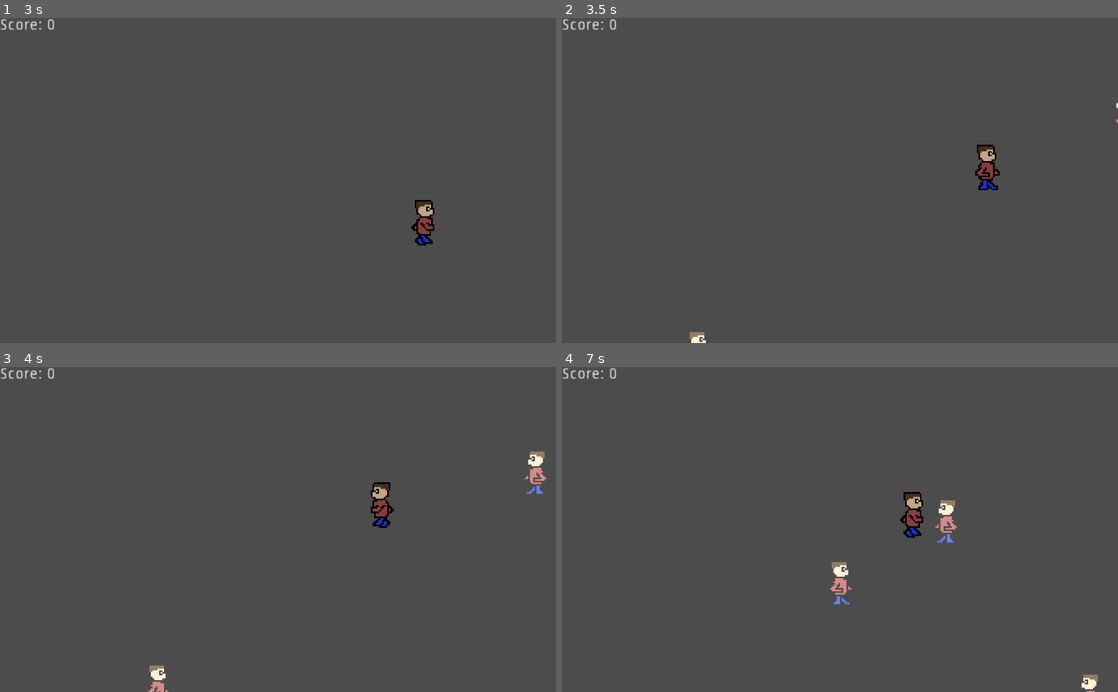
Above: before the commit, frames 1-4 (two rows, left to right).
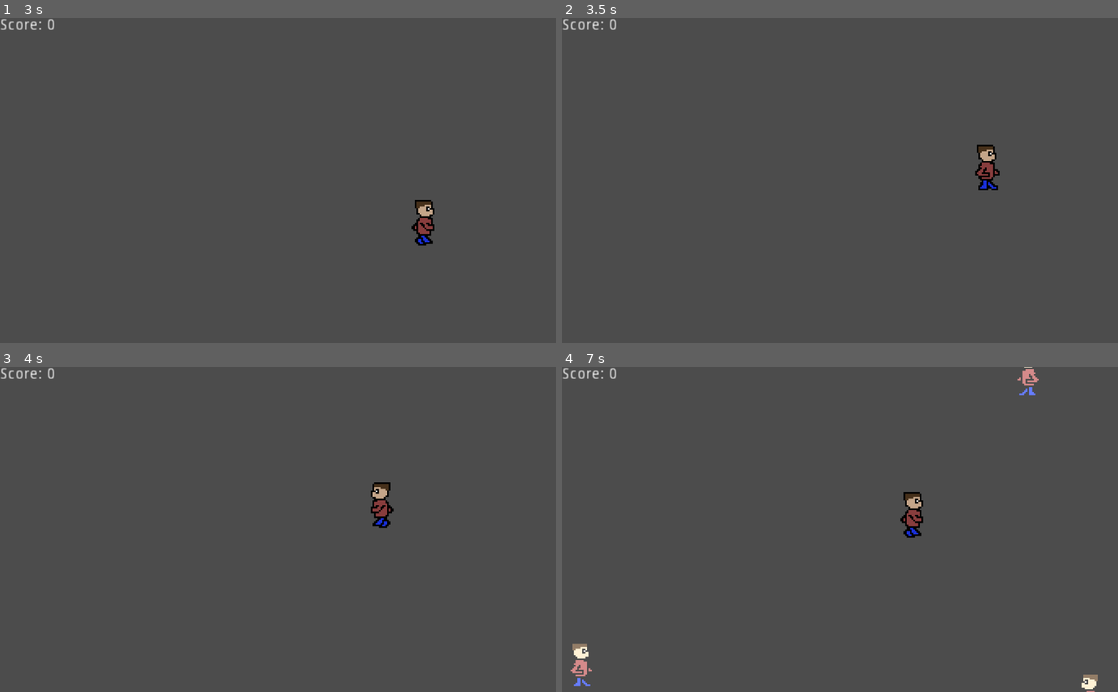
Above: after the commit, the same moments.

Repository: nicolaslaing/Godot-Playground
Game: Godot game, scene res://scenes/root.tscn
The game is run twice, just before and just after one commit, with the same random seed, the same clock (stepped at 60 frames per second) and the same inputs. The engine's default icon, where the game draws it, is replaced by a stand-in: a white triangle on a blue panel in a dark square.
Inputs:
- Up to frame 1 (3 s): tap Enter at 0.5 s; hold D 0.53-1.28 s; tap Space at 0.77, 1.52 s; hold S 1.28-2.03 s; hold D 2.03-2.78 s; hold W from 2.78 s (still down)
- Up to frame 2 (3.5 s): keep holding W; tap Space at 3.02 s
- Up to frame 3 (4 s): release W at 3.53 s; hold A from 3.53 s (still down); tap Space at 3.77 s
- Up to frame 4 (7 s): tap Space at 4.52, 6.02, 6.77 s; release A at 5.03 s; hold S 5.03-5.78 s; hold D 5.78-6.53 s; hold W from 6.53 s (still down)

Frame 1 is identical in both runs. In frame 2, 0.1% of the frame differs, in the area x 22-100%, y 26-100%; in frame 3, 0.4%; in frame 4, 0.9%, in the area x 1-86%, y 0-99%.

Commit message:
Fixed mathematical error that caused crashes randomly

Diff:
--- a/Project1/scenes/Stage.gd
+++ b/Project1/scenes/Stage.gd
@@ -39,7 +39,7 @@
 #	inst_enemy.set_collision_layer_bit(1, true)
 	if num_enemy < max_enemy:
 		inst_enemy.set_name("enemy")
-		inst_enemy.add_collision_exception_with(inst_enemy)
+#		inst_enemy.add_collision_exception_with(inst_enemy)
 
 		var xPos = 0
 		var yPos = 0
@@ -48,17 +48,18 @@
 		var xOffset = randi() % int(bottomRight)/2
 		var yOffset = randi() % int(bottomLeft)/2
 		var corner = randi() % 4 + 1
-		while(xPos >= 0 && xPos <= bottomRight && yPos >= 0 && yPos <= bottomLeft):
+
+		while((xPos >= 0 && xPos <= bottomRight) && (yPos >= 0 && yPos <= bottomLeft)):
 			xPos = randi() % 200 + 100
 			yPos = randi() % 200 + 100
 			if corner == 1:
-				xPos = xPos + xOffset * -1
-				yPos = yPos + yOffset * -1
+				xPos = (xPos + xOffset) * -1
+				yPos = (yPos + yOffset) * -1
 			elif corner == 2:
 				xPos = xPos + bottomRight
-				yPos = yPos + yOffset * -1
+				yPos = (yPos + yOffset) * -1
 			elif corner == 3:
-				xPos = xPos + xOffset * -1
+				xPos = (xPos + xOffset) * -1
 				yPos = yPos + bottomLeft
 			elif corner == 4:
 				xPos = xPos + bottomRight
